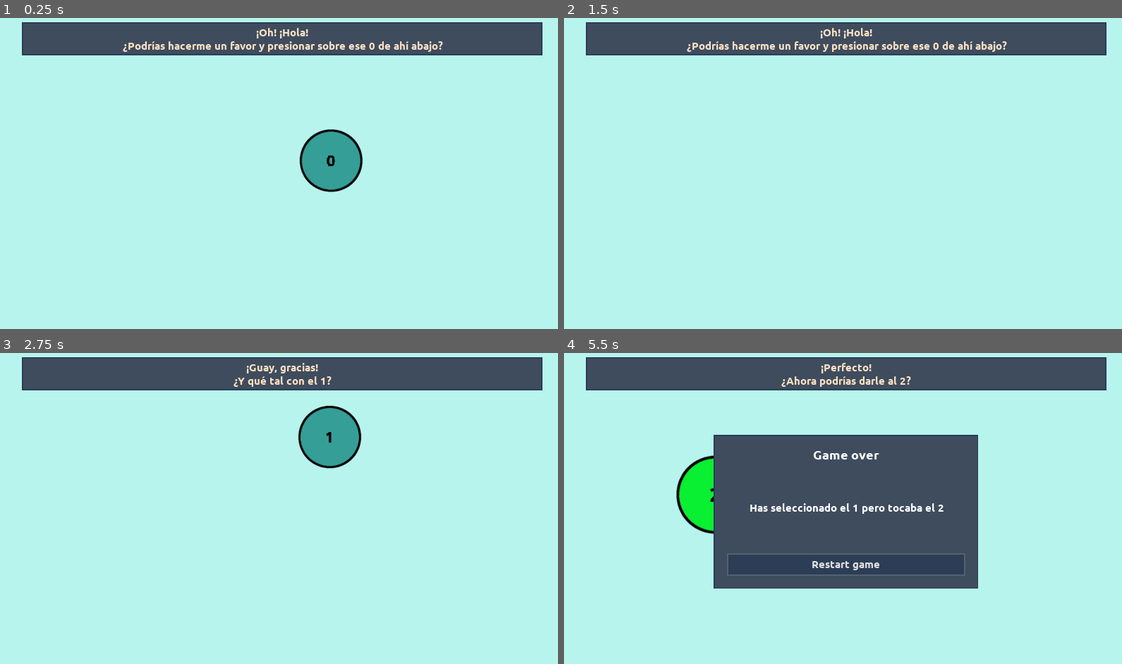
Above: before the commit, frames 1-4 (two rows, left to right).
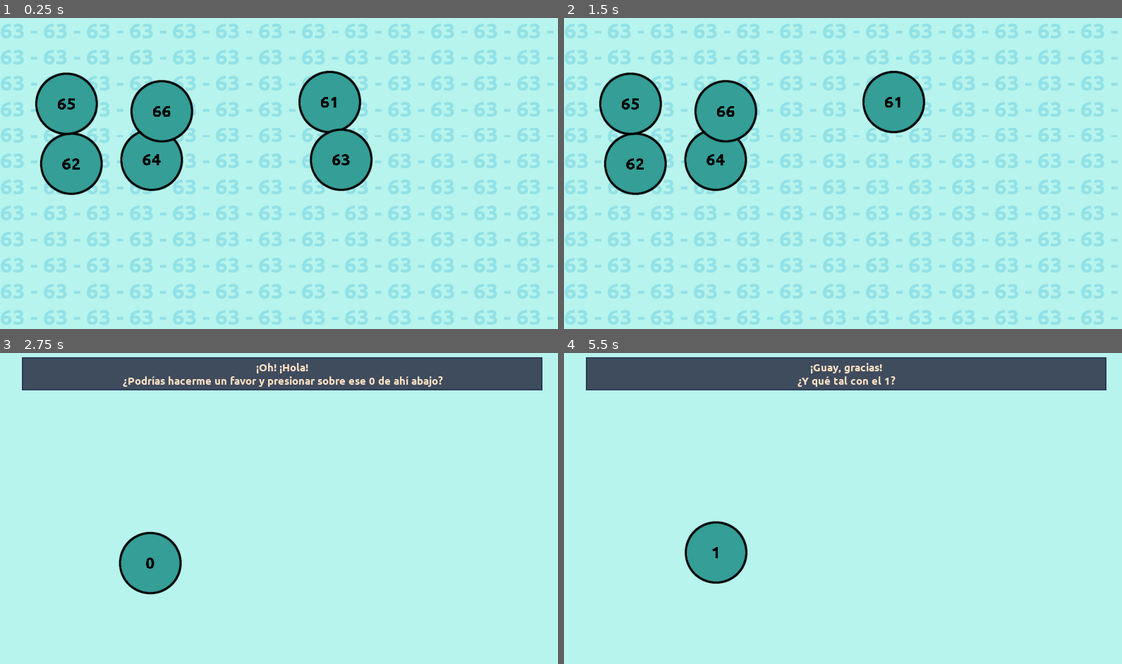
Above: after the commit, the same moments.

Repository: moisesjbc/contando-hasta-100
Game: Godot game, scene res://gameplay/main/main.tscn
Two runs of this game, one before a commit and one after it. Both use one fixed random seed, a clock stepped at 60 frames per second and the inputs below.
Inputs (mouse positions are in pixels of both pictures, inside the frame that each line leads up to):
- Up to frame 1 (0.25 s): no input
- Up to frame 2 (1.5 s): tap Enter at 0.5 s; move the mouse to (893, 161) at 0.52 s; click (893, 161) at 0.67 s; move the mouse to (731, 192) at 1.27 s; click (731, 192) at 1.42 s
- Up to frame 3 (2.75 s): click (284, 564) at 2 s, where only the run after the commit has a clickable "Restart game"
- Up to frame 4 (5.5 s): tap Space at 2.75 s; move the mouse to (904, 443) at 2.77 s; click (904, 443) at 2.92 s; move the mouse to (820, 573) at 3.52 s; click (820, 573) at 3.67 s; tap Enter at 4.25 s; move the mouse to (725, 552) at 4.27 s; click (725, 552) at 4.42 s; move the mouse to (714, 496) at 5.02 s; click (714, 496) at 5.17 s

The runs differ from the first frame. In frame 1, 33% of the frame differs, in the area x 0-100%, y 1-99%; in frame 2, 33%; in frame 3, 4.6%; in frame 4, 26%.

Commit message:
Add popup trick

Diff:
--- /dev/null
+++ b/godot-project/gameplay/gui/trick_popup/trick_popup.gd
@@ -0,0 +1,24 @@
+extends Control
+
+
+var texts = [
+	"¿Sigues ahí?",
+	"¿Cuántas patas tiene un caballo empadronado en Alfa Centauri?",
+	"¿Cuántos kilos pesa un rinocerone subacuático?",
+	"¿Cuántos años cotiza el cangrejo imperial antes de jubilarse?"
+]
+
+
+func set_active(active: bool, v0: int, v1: int, v2: int, v3: int):
+	visible = active
+	if active:
+		randomize()
+		$center_container/panel/margin_container/vbox_container/label.text = texts[randi() % len(texts)]
+		$center_container/panel/margin_container/vbox_container/hbox_container/left_button.text = str(v0)
+		$center_container/panel/margin_container/vbox_container/hbox_container/right_button.text = str(v1)
+		$center_container/panel/margin_container/vbox_container/hbox_container_2/left_button.text = str(v2)
+		$center_container/panel/margin_container/vbox_container/hbox_container_2/right_button.text = str(v3)
+
+
+func _on_button_pressed():
+	set_active(false, 0, 0, 0, 0)
--- /dev/null
+++ b/godot-project/gameplay/gui/trick_popup/trick_popup.tscn
@@ -0,0 +1,92 @@
+[gd_scene load_steps=6 format=2]
+
+[ext_resource path="res://gui/panel/panel.tscn" type="PackedScene" id=1]
+[ext_resource path="res://fonts/Ubuntu-B.ttf" type="DynamicFontData" id=2]
+[ext_resource path="res://gui/button/button.tscn" type="PackedScene" id=3]
+[ext_resource path="res://gameplay/gui/trick_popup/trick_popup.gd" type="Script" id=4]
+
+[sub_resource type="DynamicFont" id=1]
+size = 30
+outline_color = Color( 0.992157, 0.878431, 0.764706, 1 )
+font_data = ExtResource( 2 )
+
+[node name="popup" type="Control"]
+anchor_right = 1.0
+anchor_bottom = 1.0
+script = ExtResource( 4 )
+
+[node name="center_container" type="CenterContainer" parent="."]
+anchor_right = 1.0
+anchor_bottom = 1.0
+
+[node name="panel" parent="center_container" instance=ExtResource( 1 )]
+
+[node name="margin_container" type="MarginContainer" parent="center_container/panel"]
+anchor_right = 1.0
+anchor_bottom = 1.0
+custom_constants/margin_right = 20
+custom_constants/margin_top = 20
+custom_constants/margin_left = 20
+custom_constants/margin_bottom = 20
+
+[node name="vbox_container" type="VBoxContainer" parent="center_container/panel/margin_container"]
+margin_left = 20.0
+margin_top = 20.0
+margin_right = 580.0
+margin_bottom = 330.0
+custom_constants/separation = 20
+
+[node name="label" type="Label" parent="center_container/panel/margin_container/vbox_container"]
+margin_right = 560.0
+margin_bottom = 170.0
+size_flags_horizontal = 3
+size_flags_vertical = 3
+custom_colors/font_color = Color( 0.992157, 0.878431, 0.764706, 1 )
+custom_fonts/font = SubResource( 1 )
+text = "¿Sigues ahí?"
+align = 1
+valign = 1
+autowrap = true
+
+[node name="hbox_container" type="HBoxContainer" parent="center_container/panel/margin_container/vbox_container"]
+margin_top = 190.0
+margin_right = 560.0
+margin_bottom = 240.0
+custom_constants/separation = 50
+
+[node name="left_button" parent="center_container/panel/margin_container/vbox_container/hbox_container" instance=ExtResource( 3 )]
+margin_top = 0.0
+margin_right = 255.0
+margin_bottom = 50.0
+size_flags_horizontal = 3
+
+[node name="right_button" parent="center_container/panel/margin_container/vbox_container/hbox_container" instance=ExtResource( 3 )]
+margin_left = 305.0
+margin_top = 0.0
+margin_right = 560.0
+margin_bottom = 50.0
+size_flags_horizontal = 3
+
+[node name="hbox_container_2" type="HBoxContainer" parent="center_container/panel/margin_container/vbox_container"]
+margin_top = 260.0
+margin_right = 560.0
+margin_bottom = 310.0
+custom_constants/separation = 50
+
+[node name="left_button" parent="center_container/panel/margin_container/vbox_container/hbox_container_2" instance=ExtResource( 3 )]
+margin_top = 0.0
+margin_right = 255.0
+margin_bottom = 50.0
+size_flags_horizontal = 3
+
+[node name="right_button" parent="center_container/panel/margin_container/vbox_container/hbox_container_2" instance=ExtResource( 3 )]
+margin_left = 305.0
+margin_top = 0.0
+margin_right = 560.0
+margin_bottom = 50.0
+size_flags_horizontal = 3
+
+[connection signal="pressed" from="center_container/panel/margin_container/vbox_container/hbox_container/left_button" to="." method="_on_button_pressed"]
+[connection signal="pressed" from="center_container/panel/margin_container/vbox_container/hbox_container/right_button" to="." method="_on_button_pressed"]
+[connection signal="pressed" from="center_container/panel/margin_container/vbox_container/hbox_container_2/left_button" to="." method="_on_button_pressed"]
+[connection signal="pressed" from="center_container/panel/margin_container/vbox_container/hbox_container_2/right_button" to="." method="_on_button_pressed"]
--- a/godot-project/gameplay/levels_config/levels_config.gd
+++ b/godot-project/gameplay/levels_config/levels_config.gd
@@ -96,6 +96,10 @@
 	55: {
 		LevelConfigKey.TRICK: TrickType.NOTIFICATION,
 		LevelConfigKey.GAME_OVER_TAUNT: "Mira que me salio fea la notificación y aún así caíste :-D"
+	},
+	65: {
+		LevelConfigKey.TRICK: TrickType.POPUP,
+		LevelConfigKey.GAME_OVER_TAUNT: "Así que los popups son tu debilidad, ¿eh?"
 	}
 }
 
--- a/godot-project/gameplay/main/main.gd
+++ b/godot-project/gameplay/main/main.gd
@@ -10,10 +10,10 @@
 func _ready():
 	set_level(current_level)
 	# TODO: Remove development trick
-	#for i in range(0, 44):
-	#	current_level = i
-	#	$levels_config.get_level_config(i)
-	#set_level(44)
+	for i in range(0, 64):
+		current_level = i
+		$levels_config.get_level_config(i)
+	set_level(64)
 
 
 func reset_hint():
@@ -34,11 +34,21 @@
 func reset_notification():
 	$notification.set_active(current_level_config[LevelConfigKey.TRICK] == TrickType.NOTIFICATION, get_random_number())
 
+func reset_popup():
+	$GUI/popup.set_active(
+		current_level_config[LevelConfigKey.TRICK] == TrickType.POPUP,
+		get_random_number(),
+		get_random_number(),
+		get_random_number(),
+		get_random_number()
+	)
+
 
 func reset():
 	reset_background()
 	reset_hint()
 	reset_notification()
+	reset_popup()
 	$balls_manager.set_level(
 		current_level,
 		current_level_config[LevelConfigKey.N_EXTRA_VALUES],
@@ -67,7 +77,7 @@
 
 
 func is_victory():
-	return current_level >= 40
+	return current_level >= 70
 
 
 func get_random_number():
--- a/godot-project/gameplay/main/main.tscn
+++ b/godot-project/gameplay/main/main.tscn
@@ -7,6 +7,7 @@
 [ext_resource path="res://gameplay/levels_config/levels_config.tscn" type="PackedScene" id=5]
 [ext_resource path="res://gameplay/gui/taunt_background/taunt_background.tscn" type="PackedScene" id=6]
 [ext_resource path="res://gameplay/notification/notification.tscn" type="PackedScene" id=7]
+[ext_resource path="res://gameplay/gui/trick_popup/trick_popup.tscn" type="PackedScene" id=8]
 
 [node name="main" type="Node2D"]
 script = ExtResource( 3 )
@@ -22,6 +23,9 @@
 
 [node name="hint_panel" parent="GUI" instance=ExtResource( 2 )]
 
+[node name="popup" parent="GUI" instance=ExtResource( 8 )]
+visible = false
+
 [node name="levels_config" parent="." instance=ExtResource( 5 )]
 
 [node name="notification" parent="." instance=ExtResource( 7 )]
--- a/godot-project/globals/trick_type.gd
+++ b/godot-project/globals/trick_type.gd
@@ -6,5 +6,6 @@
 	BACKGROUND_NUMBER,
 	MOVING_BALL,
 	TIME_BAR,
-	NOTIFICATION
+	NOTIFICATION,
+	POPUP
 }
--- /dev/null
+++ b/godot-project/gui/panel/panel.tscn
@@ -0,0 +1,17 @@
+[gd_scene load_steps=2 format=2]
+
+[sub_resource type="StyleBoxFlat" id=4]
+bg_color = Color( 0.243137, 0.298039, 0.368627, 1 )
+border_width_left = 3
+border_width_top = 3
+border_width_right = 3
+border_width_bottom = 3
+border_color = Color( 0.172549, 0.239216, 0.333333, 1 )
+
+[node name="panel" type="Panel"]
+margin_left = 340.0
+margin_top = 185.0
+margin_right = 940.0
+margin_bottom = 535.0
+rect_min_size = Vector2( 600, 350 )
+custom_styles/panel = SubResource( 4 )
Not shown: 1 places in godot-project/gameplay/main/main.tscn that only renumber resources
